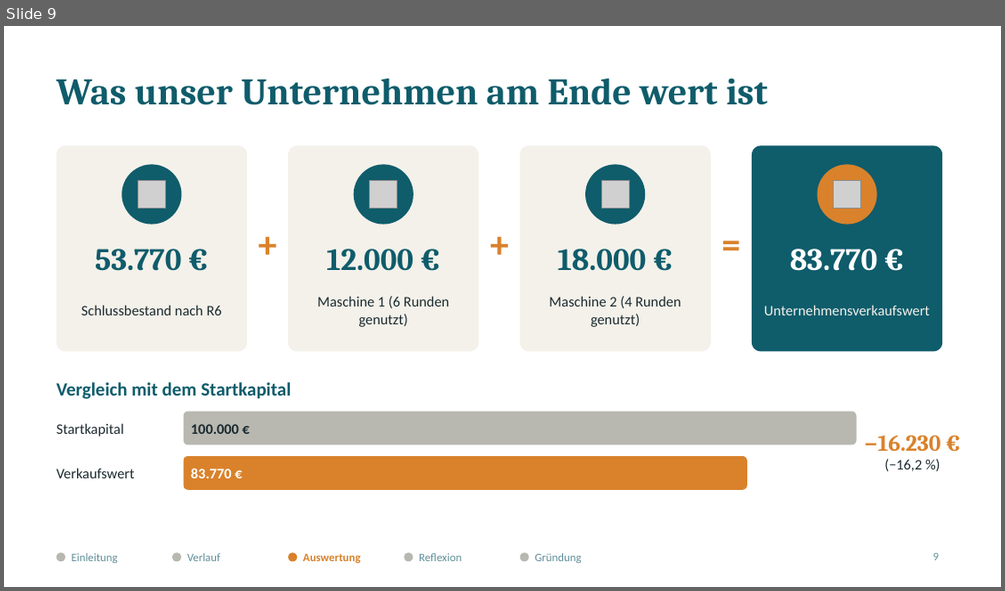
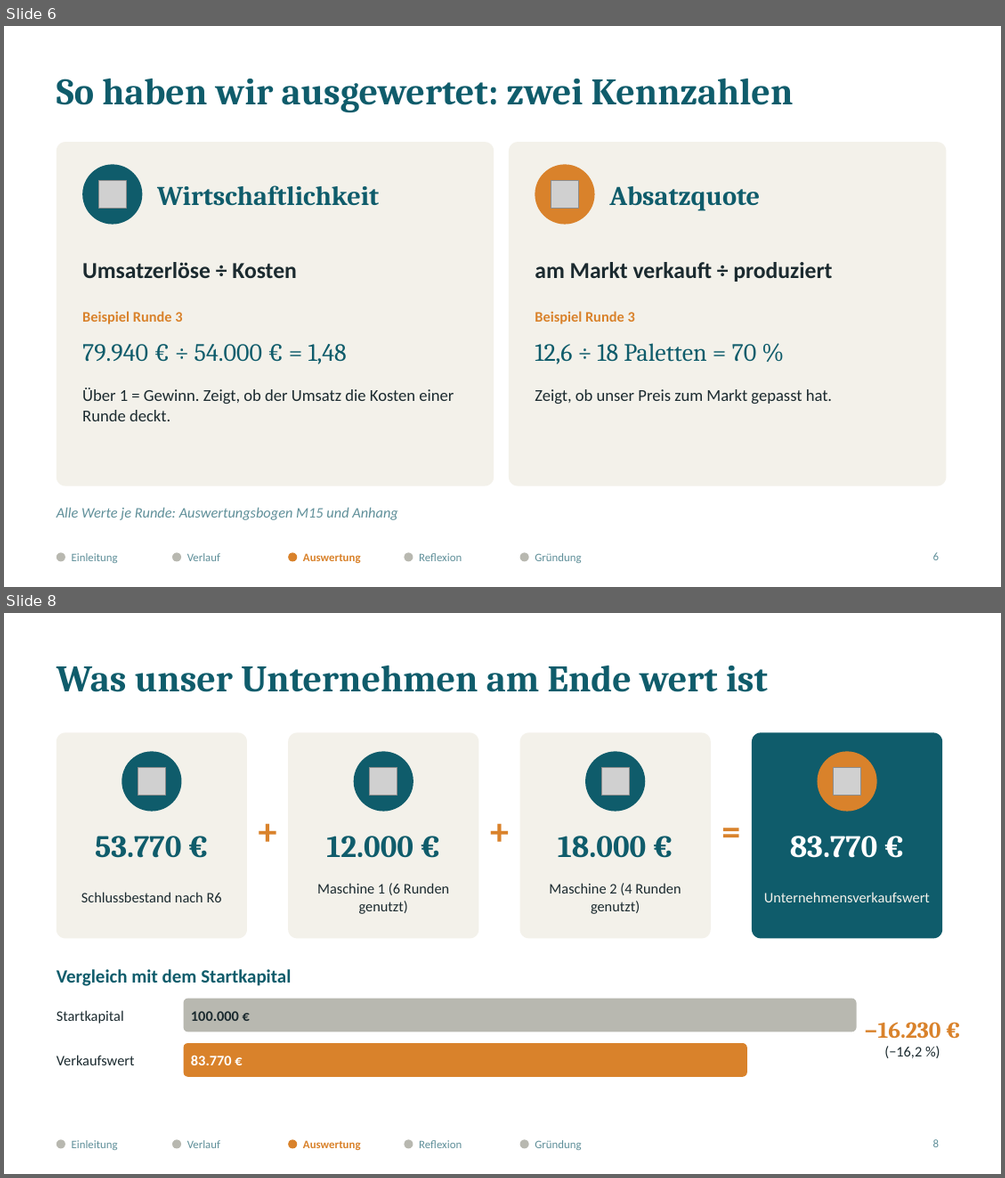
Before and after one commit to jofy0002/claude-workspace, a slide deck: endpraesentation/Elbharz_Endpraesentation.pptx. Shown one above the other, each under a label of ours: slide 9 before the commit, slides 6 and 8 after it; the slides between them are not shown. The pictures are 1005x591 and 1005x1178 pixels, drawn with LibreOffice and Linux fonts; fonts in the diff are those of the drawing; grey boxes stand for pictures. Boxes give left, top, right and bottom in pixels: in the first picture for what was removed or moved away, otherwise in the second. Text is boxed around its words. In the diff, an @@ line names an element or a change of style, - is before the commit and + after.

```diff
--- a/endpraesentation/Elbharz_Endpraesentation.pptx
+++ b/endpraesentation/Elbharz_Endpraesentation.pptx
@@ slide 6 added at <box>4,26,1001,587</box>, background #FFFFFF @@
@@ title added at <box>57,78,793,113</box>, 36 pt, text #0F5C6B, bold @@
+So haben wir ausgewertet: zwei Kennzahlen
@@ rounded rectangle added at <box>57,142,494,486</box>, fill #F3F1EA @@
@@ rounded rectangle added at <box>509,142,947,486</box>, fill #F3F1EA @@
@@ ellipse added at <box>82,164,142,224</box>, fill #0F5C6B @@
@@ picture added at <box>99,181,127,208</box> @@
@@ text added at <box>157,185,379,206</box>, 26 pt, text #0F5C6B, bold @@
+Wirtschaftlichkeit
@@ ellipse added at <box>535,164,595,224</box>, fill #D9822B @@
@@ picture added at <box>551,181,579,208</box> @@
@@ text added at <box>609,186,760,210</box>, 26 pt, text #0F5C6B, bold @@
+Absatzquote
@@ text added at <box>82,262,297,278</box>, 22 pt, text #1B2A2F, bold @@
+Umsatzerlöse ÷ Kosten
@@ text added at <box>534,262,832,281</box>, 22 pt, text #1B2A2F, bold @@
+am Markt verkauft ÷ produziert
@@ text added at <box>82,311,182,324</box>, 14 pt, text #D9822B, bold @@
+Beispiel Runde 3
@@ text added at <box>534,311,635,324</box>, 14 pt, text #D9822B, bold @@
+Beispiel Runde 3
@@ text added at <box>82,344,347,364</box>, 24 pt, text #0F5C6B @@
+79.940 € ÷ 54.000 € = 1,48
@@ text added at <box>534,343,757,364</box>, 24 pt, text #0F5C6B @@
+12,6 ÷ 18 Paletten = 70 %
@@ text added at <box>82,387,453,421</box>, 16 pt, text #1B2A2F @@
+Über 1 = Gewinn. Zeigt, ob der Umsatz die Kosten einer Runde deckt.
@@ text added at <box>534,389,832,403</box>, 16 pt, text #1B2A2F @@
+Zeigt, ob unser Preis zum Markt gepasst hat.
@@ text added at <box>57,507,397,520</box>, 14 pt, text #5F8F99, italic @@
+Alle Werte je Runde: Auswertungsbogen M15 und Anhang
@@ ellipse added at <box>57,553,65,562</box>, fill #B8B8B0 @@
@@ text added at <box>72,553,118,563</box>, 11 pt, text #5F8F99 @@
+Einleitung
@@ ellipse added at <box>172,553,181,562</box>, fill #B8B8B0 @@
@@ text added at <box>187,553,220,561</box>, 11 pt, text #5F8F99 @@
+Verlauf
@@ ellipse added at <box>288,553,297,562</box>, fill #D9822B @@
@@ text added at <box>303,553,361,563</box>, 11 pt, text #D9822B, bold @@
+Auswertung
@@ ellipse added at <box>404,553,413,562</box>, fill #B8B8B0 @@
@@ text added at <box>419,553,461,561</box>, 11 pt, text #5F8F99 @@
+Reflexion
@@ ellipse added at <box>520,553,529,562</box>, fill #B8B8B0 @@
@@ text added at <box>534,553,581,563</box>, 11 pt, text #5F8F99 @@
+Gründung
@@ page number added at <box>933,552,938,560</box>, 11 pt, text #5F8F99 @@
+6
@@ what was slide 9 is now slide 8 @@
@@ page number at <box>933,1139,938,1147</box>: text changed @@
-9
+8
```
Also in this commit, not shown: 7 slides changed, 2 other slides added, 2 slides removed, 7 other files.
